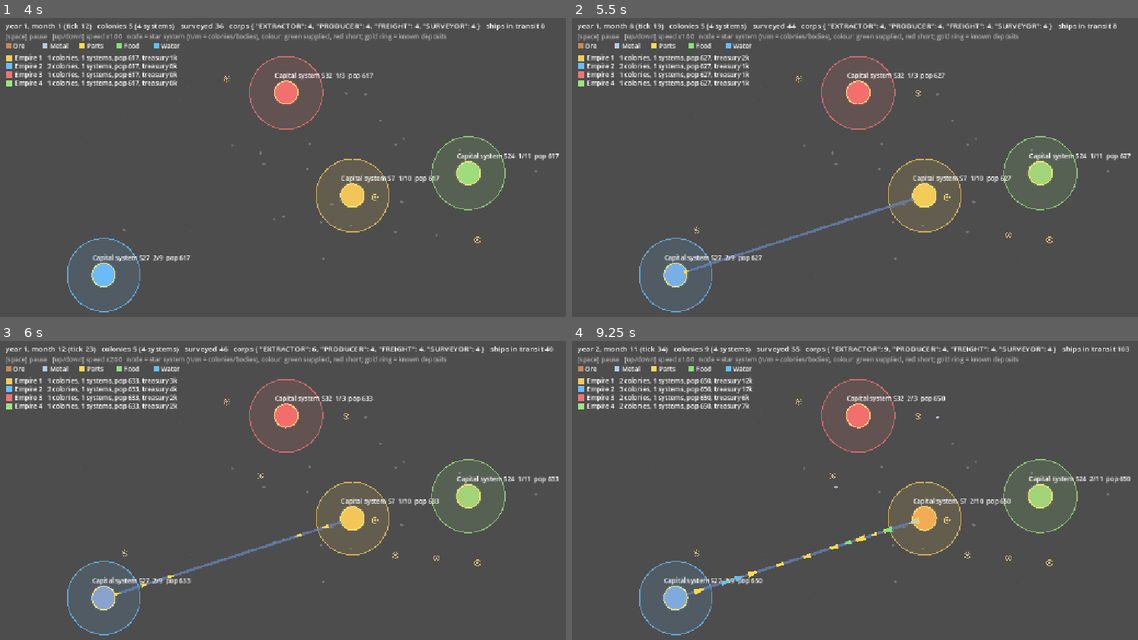
Above: before the commit, frames 1-4 (two rows, left to right).
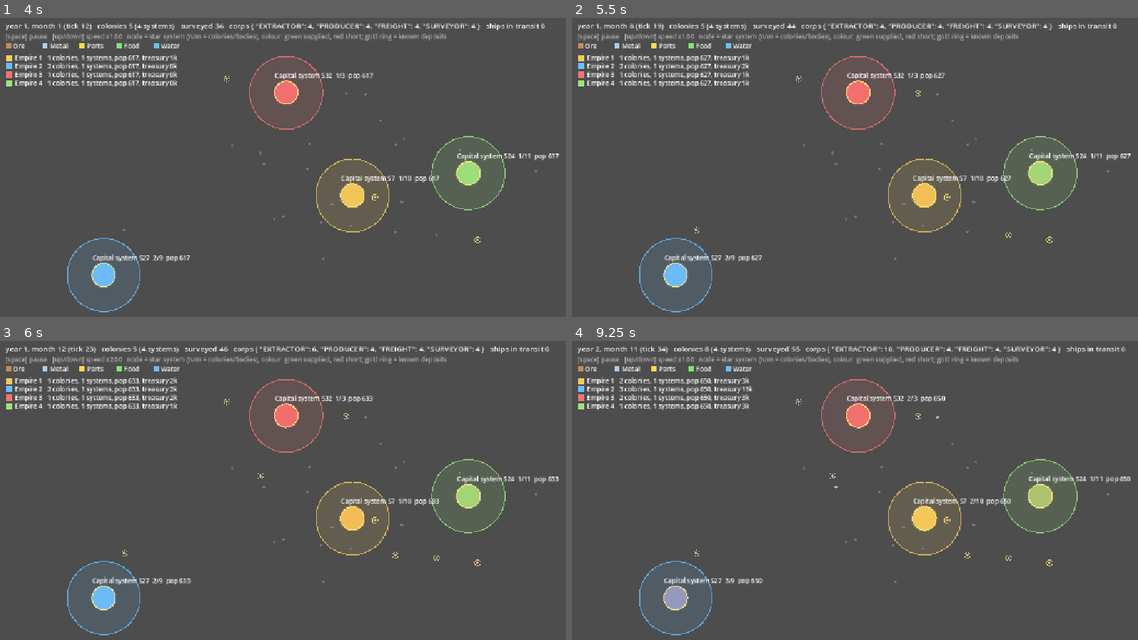
Above: after the commit, the same moments.

Repository: ElectroEsper/galaxy-generator
Game: Godot game, scene res://economy_proto/economy_view.tscn
The game is run twice, just before and just after one commit, with the same random seed, the same clock (stepped at 60 frames per second) and the same inputs. This scene is started directly instead of the project's main scene.
Inputs:
- Up to frame 1 (4 s): tap Enter at 0.5, 2, 3.5 s; hold Up 0.53-1.28 s; tap Space at 0.77, 1.25, 1.52, 2.75, 3.02, 3.77 s; hold Down 1.28-2.03 s; hold Up 2.03-3.53 s; hold Down from 3.53 s (still down)
- Up to frame 2 (5.5 s): keep holding Down; tap Space at 4.25, 4.52 s
- Up to frame 3 (6 s): release Down at 5.78 s; hold Up from 5.78 s (still down)
- Up to frame 4 (9.25 s): tap Space at 6.02, 6.77, 7.52, 9.02 s; release Up at 8.03 s; hold Down from 8.03 s (still down)

Frame 1 is identical in both runs. In frame 2, 0.4% of the frame differs, in the area x 19-97%, y 2-86%; in frame 3, 0.6%; in frame 4, 1.4%, in the area x 8-99%, y 1-90%.

Commit message:
Closed borders: freight needs trade/passage treaties with every foreign empire on its route; goal-oriented diplomacy planner (GOAP)
Co-Authored-By: Claude Opus 5.5 <noreply@anthropic.com>
Claude-Session: https://claude.ai/code/session_011shSnrHMjVZ7qaqpxEfch4

Diff:
--- a/economy_proto/corporation.gd
+++ b/economy_proto/corporation.gd
@@ -480,8 +480,8 @@
 			var src : ColonyMarket = null
 			for m in markets:
 				if m != dest and m.port_free() and m.stock[g] >= 8.0 and (src == null or m.stock[g] > src.stock[g]):
-					if world != null and world.tariff_rate(m, dest) < 0.0:
-						continue                     # no trade with that empire (no contact, or embargo)
+					if world != null and not world.route_ok(empire, m, dest):
+						continue                     # closed: no treaty with an empire at either end or along the way
 					src = m
 			if src == null:
 				continue
@@ -525,11 +525,10 @@
 					if a == b or not b.port_free():
 						continue
 					var m : float = b.price[g] - a.price[g] - SHIP_COST * _dist(a, b, markets)
+					if world != null and not world.route_ok(empire, a, b):
+						continue                      # closed: no treaty with an empire at either end or along the way
 					if a.owner != b.owner and world != null:
-						var tr : float = world.tariff_rate(a, b)
-						if tr < 0.0:
-							continue
-						m -= tr * b.price[g]          # customs paid to the destination's empire
+						m -= world.tariff_rate(a, b) * b.price[g]   # customs paid to the destination's empire
 					if m > best_m:
 						best_m = m; best = [g, a, b]
 		if best_m <= 0.3:
--- /dev/null
+++ b/economy_proto/diplomacy.gd
@@ -0,0 +1,192 @@
+class_name Diplomacy
+extends RefCounted
+## Goal-oriented diplomacy (a small GOAP): once a year each empire looks at its situation, picks its most pressing goal,
+## plans the cheapest sequence of diplomatic actions that reaches it, and carries out the first step. The other side
+## decides on proposals by its own interests. Facts are booleans keyed per partner ("trade:3", "op_ok:3", ...).
+
+const AID_COST := 20000.0            # treasury spent on aid / a gesture of goodwill
+const AID_GOODWILL := 20.0           # goodwill added to the relation (feeds opinion, decays)
+const PASSAGE_FEE := 5000.0          # paid once to the empire granting passage
+const OP_OK := -10.0                 # opinion at which a trade treaty can be discussed
+const OP_GOOD := 10.0                # opinion at which passage can be discussed
+const REFUSAL_COOLDOWN := 5          # years before re-proposing to an empire that refused
+const MAX_DEPTH := 4
+
+# ---------------------------------------------------------------- Actions
+## Each action: name, partner, cost, preconditions {fact: bool}, effects {fact: bool}.
+static func _actions(sim, e, others : Array) -> Array:
+	var acts : Array = []
+	for x in others:
+		var i : int = x.id
+		acts.append({"name": "propose_trade", "x": x, "cost": 1.0,
+			"pre": {"met:%d" % i: true, "op_ok:%d" % i: true, "trade:%d" % i: false}, "eff": {"trade:%d" % i: true}})
+		acts.append({"name": "propose_passage", "x": x, "cost": 1.5,
+			"pre": {"met:%d" % i: true, "op_good:%d" % i: true, "pass:%d" % i: false, "cash": true}, "eff": {"pass:%d" % i: true}})
+		acts.append({"name": "send_aid", "x": x, "cost": 3.0,
+			"pre": {"met:%d" % i: true, "op_ok:%d" % i: false, "reach:%d" % i: true, "cash": true}, "eff": {"op_ok:%d" % i: true}})
+		acts.append({"name": "send_aid", "x": x, "cost": 3.0,
+			"pre": {"met:%d" % i: true, "op_ok:%d" % i: true, "op_good:%d" % i: false, "cash": true}, "eff": {"op_good:%d" % i: true}})
+	return acts
+
+# ---------------------------------------------------------------- World state
+static func _facts(sim, e, others : Array) -> Dictionary:
+	var f : Dictionary = {"cash": e.treasury >= AID_COST * 2.0}
+	for x in others:
+		var r : Dictionary = sim._rel(e, x)
+		var i : int = x.id
+		f["met:%d" % i] = r["met"]
+		f["trade:%d" % i] = r["trade_treaty"]
+		f["pass:%d" % i] = r["passage"]
+		f["op_ok:%d" % i] = r["opinion"] >= OP_OK
+		f["op_good:%d" % i] = r["opinion"] >= OP_GOOD
+		f["reach:%d" % i] = r["opinion"] >= OP_OK - AID_GOODWILL * 0.8   # one gesture can bring them round
+	return f
+
+static func _avg_price(sim, e, g : int) -> float:
+	var own : Array = sim._empire_colonies(e)
+	var p : float = 0.0
+	for c in own: p += c.price[g]
+	return p / maxf(own.size(), 1.0)
+
+# ---------------------------------------------------------------- Goals
+## Returns [{"name", "priority", "want": {fact: bool}}], most pressing first.
+static func _goals(sim, e, others : Array) -> Array:
+	var goals : Array = []
+	# Supply: goods we're short of, from the met empire that has them cheapest.
+	for g in Goods.ALL:
+		var mine : float = _avg_price(sim, e, g)
+		if mine < ColonyMarket.BASE_PRICE * 1.8:
+			continue
+		var best = null; var bp : float = mine * 0.7
+		for x in others:
+			if not sim._rel(e, x)["met"]: continue
+			var p : float = _avg_price(sim, x, g)
+			if p < bp: bp = p; best = x
+		if best != null and not sim._rel(e, best)["trade_treaty"]:
+			goals.append({"name": "secure %s from %s" % [["Ore", "Metal", "Parts", "Food", "Water"][g], best.name], "priority": mine / ColonyMarket.BASE_PRICE, "want": {"trade:%d" % best.id: true}})
+	# Reach: a trade partner whose colonies we can't reach because a third empire's territory is in the way.
+	for x in others:
+		var r : Dictionary = sim._rel(e, x)
+		if not r["trade_treaty"]: continue
+		var z = _blocker(sim, e, x)
+		if z != null:
+			goals.append({"name": "reach %s through %s" % [x.name, z.name], "priority": 1.5, "want": {"pass:%d" % z.id: true}})
+	# Calm: a hostile neighbour along a long border.
+	for x in others:
+		var r : Dictionary = sim._rel(e, x)
+		if r["met"] and r["opinion"] < -25.0 and r["border"] > 0:
+			goals.append({"name": "ease tension with %s" % x.name, "priority": 0.5 + r["border"] / 10.0, "want": {"op_ok:%d" % x.id: true}})
+	# Commerce: open trade with anyone friendly enough.
+	for x in others:
+		var r : Dictionary = sim._rel(e, x)
+		if r["met"] and not r["trade_treaty"] and r["opinion"] >= OP_GOOD:
+			goals.append({"name": "open trade with %s" % x.name, "priority": 0.3, "want": {"trade:%d" % x.id: true}})
+	goals.sort_custom(func(a, b): return a["priority"] > b["priority"])
+	return goals
+
+## The first other empire whose territory lies between e's capital and x's capital without passage rights.
+static func _blocker(sim, e, x):
+	var a : Vector2 = e.capital.position
+	var b : Vector2 = x.capital.position
+	var n : int = int(a.distance_to(b) / sim.ROUTE_SAMPLE)
+	for i in range(1, n):
+		var z = sim.owner_at(a.lerp(b, float(i) / float(n)))
+		if z != null and z != e and z != x and not sim.treaty(e, z, "passage"):
+			return z
+	return null
+
+# ---------------------------------------------------------------- Planner
+static func _satisfied(facts : Dictionary, want : Dictionary) -> bool:
+	for k in want:
+		if facts.get(k, false) != want[k]: return false
+	return true
+
+static func _applicable(facts : Dictionary, a : Dictionary) -> bool:
+	for k in a["pre"]:
+		if facts.get(k, false) != a["pre"][k]: return false
+	return true
+
+## Cheapest action sequence (uniform-cost search, depth-limited) from facts to a state satisfying want. [] if none.
+static func plan(facts : Dictionary, want : Dictionary, actions : Array) -> Array:
+	var frontier : Array = [[0.0, facts, []]]
+	var seen : Dictionary = {}
+	while not frontier.is_empty():
+		frontier.sort_custom(func(p, q): return p[0] < q[0])
+		var node : Array = frontier.pop_front()
+		var st : Dictionary = node[1]
+		if _satisfied(st, want):
+			return node[2]
+		if node[2].size() >= MAX_DEPTH:
+			continue
+		var sig : String = str(st)
+		if seen.has(sig): continue
+		seen[sig] = true
+		for a in actions:
+			if not _applicable(st, a): continue
+			var nxt : Dictionary = st.duplicate()
+			for k in a["eff"]: nxt[k] = a["eff"][k]
+			if a["name"] == "send_aid": nxt["cash"] = st["cash"]   # assume one gesture is affordable
+			frontier.append([node[0] + a["cost"], nxt, node[2] + [a]])
+	return []
+
+# ---------------------------------------------------------------- Partner decisions
+## Would x sign a trade treaty with e? It weighs its opinion of e and whether e sells goods x is short of.
+static func _accepts_trade(sim, x, e) -> bool:
+	var r : Dictionary = sim._rel(x, e)
+	var benefit : float = 0.5
+	for g in Goods.ALL:
+		var theirs : float = _avg_price(sim, x, g)
+		if theirs >= ColonyMarket.BASE_PRICE * 1.5 and _avg_price(sim, e, g) < theirs * 0.8:
+			benefit += 1.0
+	return r["opinion"] / 20.0 + benefit >= 1.0
+
+static func _accepts_passage(sim, z, e) -> bool:
+	return sim._rel(z, e)["opinion"] >= OP_GOOD
+
+# ---------------------------------------------------------------- Yearly turn
+static func yearly(sim) -> void:
+	for e in sim.empires:
+		_turn(sim, e)
+
+static func _turn(sim, e) -> void:
+	var others : Array = sim.empires.filter(func(x): return x != e)
+	var facts : Dictionary = _facts(sim, e, others)
+	var actions : Array = _actions(sim, e, others)
+	var year : int = sim.tick_count / 12
+	for goal in _goals(sim, e, others):
+		if _satisfied(facts, goal["want"]):
+			continue
+		var p : Array = plan(facts, goal["want"], actions)
+		if p.is_empty():
+			continue
+		var a : Dictionary = p[0]
+		var x = a["x"]
+		if e.refusals.get(x.id, -100) + REFUSAL_COOLDOWN > year and a["name"] != "send_aid":
+			continue
+		_execute(sim, e, x, a, goal, year)
+		return                                   # one diplomatic initiative per year
+
+static func _execute(sim, e, x, a : Dictionary, goal : Dictionary, year : int) -> void:
+	var r : Dictionary = sim._rel(e, x)
+	match a["name"]:
+		"send_aid":
+			e.treasury -= AID_COST
+			x.treasury += AID_COST
+			r["goodwill"] += AID_GOODWILL
+			r["opinion"] = minf(100.0, r["opinion"] + AID_GOODWILL * 0.5)
+			sim._event("%s sends aid to %s (goal: %s)" % [e.name, x.name, goal["name"]])
+		"propose_trade":
+			if _accepts_trade(sim, x, e):
+				r["trade_treaty"] = true
+				sim._event("%s and %s sign a trade treaty (goal: %s)" % [e.name, x.name, goal["name"]])
+			else:
+				e.refusals[x.id] = year
+				sim._event("%s refuses a trade treaty with %s" % [x.name, e.name])
+		"propose_passage":
+			if _accepts_passage(sim, x, e):
+				r["passage"] = true
+				e.treasury -= PASSAGE_FEE; x.treasury += PASSAGE_FEE
+				sim._event("%s grants %s free passage (goal: %s)" % [x.name, e.name, goal["name"]])
+			else:
+				e.refusals[x.id] = year
+				sim._event("%s refuses %s passage" % [x.name, e.name])
--- a/economy_proto/economy_sim.gd
+++ b/economy_proto/economy_sim.gd
@@ -113,7 +113,10 @@
 const INCIDENT_PENALTY := 15.0       # opinion lost per incident (decays)
 const INCIDENT_DECAY := 0.98         # per month
 const OPINION_RATE := 0.05           # opinion moves this share of the way to its target each month
-const TARIFF : Dictionary = {"friendly": 0.0, "neutral": 0.10, "hostile": 0.35}
+const TARIFF : Dictionary = {"friendly": 0.0, "neutral": 0.10, "hostile": 0.35, "embargo": 0.35}
+const TERRITORY_RADIUS := 70.0       # px a claimed system's territory reaches (same as the map's territory shader)
+const ROUTE_SAMPLE := 20.0           # px between territory checks along a route
+const GOODWILL_WEIGHT := 1.0         # opinion from aid / gestures (decays like incidents)
 var relations : Dictionary = {}      # "a:b" (a < b) -> {met, opinion, trade, month_trade, border, incidents, stance}
 var events : Array = []              # [tick, text] - first contacts, incidents, stance changes
 const EMPIRE_COLORS : Array = [Color(0.95, 0.8, 0.35), Color(0.4, 0.75, 1.0), Color(0.95, 0.45, 0.45), Color(0.6, 0.9, 0.5), Color(0.8, 0.6, 1.0), Color(1.0, 0.65, 0.3), Color(0.5, 0.95, 0.9), Color(0.95, 0.6, 0.85)]
@@ -510,6 +513,8 @@
 		t0 = _p("sector_events", t0)
 		if empires.size() > 1:
 			_update_relations()
+			if t % 12 == 6:
+				Diplomacy.yearly(self)
 		t0 = _p("relations", t0)
 		if state_colonization and t % STATE_REVIEW_MONTHS == STATE_REVIEW_MONTHS - 1:
 			for e in empires:
@@ -537,7 +542,8 @@
 func _rel(a : Empire, b : Empire) -> Dictionary:
 	var key : String = "%d:%d" % [mini(a.id, b.id), maxi(a.id, b.id)]
 	if not relations.has(key):
-		relations[key] = {"met": false, "opinion": 0.0, "trade": 0.0, "month_trade": 0.0, "border": 0, "incidents": 0.0, "stance": "none"}
+		relations[key] = {"met": false, "opinion": 0.0, "trade": 0.0, "month_trade": 0.0, "border": 0, "incidents": 0.0, "stance": "none",
+			"trade_treaty": false, "passage": false, "goodwill": 0.0}
 	return relations[key]
 
 func _event(text : String) -> void:
@@ -549,9 +555,65 @@
 	if src.owner == null or dest.owner == null or src.owner == dest.owner:
 		return 0.0
 	var r : Dictionary = _rel(src.owner, dest.owner)
-	if not r["met"] or r["stance"] == "embargo":
-		return -1.0
-	return TARIFF[r["stance"]]
+	if not r["met"]:
+		return 0.0
+	return TARIFF[r["stance"]] * (0.5 if r["trade_treaty"] else 1.0)
+
+func treaty(a : Empire, b : Empire, kind : String) -> bool:
+	if a == b:
+		return true
+	var r : Dictionary = _rel(a, b)
+	return r["met"] and r[kind]
+
+## Claimed systems for the territory test, rebuilt monthly.
+var _claimed : Array = []
+var _claimed_tick : int = -1
+var _route_cache : Dictionary = {}
+
+## The empire whose territory covers this point (nearest claimed system within TERRITORY_RADIUS), or null.
+func owner_at(p : Vector2) -> Empire:
+	if _claimed_tick != tick_count:
+		_claimed = GalaxyColonies.systems.filter(func(s): return s.owner != null)
+		_claimed_tick = tick_count
+		_route_cache.clear()
+	var best : Empire = null
+	var bd : float = TERRITORY_RADIUS
+	for s in _claimed:
+		var d : float = s.position.distance_to(p)
+		if d <= bd:
+			bd = d; best = s.owner
+	return best
+
+## May a freighter of empire f carry goods from a to b? Every foreign empire involved must have a treaty with f:
+## a trade treaty with the empires at either end (to trade with their colonies), and a passage treaty with any other
+## empire whose territory the route crosses. Without treaties, foreign space is closed (enclaves stay enclaves).
+func route_ok(f : Empire, a : ColonyMarket, b : ColonyMarket) -> bool:
+	if f == null or empires.size() <= 1:
+		return true
+	owner_at(a.position)                     # refreshes the monthly territory cache
+	var ka = a.system if a.system != null else a
+	var kb = b.system if b.system != null else b
+	var key : Array = [f.id, ka, kb]
+	if _route_cache.has(key):
+		return _route_cache[key]
+	var ok : bool = true
+	var ends : Array = []
+	for o in [a.owner, b.owner]:
+		if o != null and o != f:
+			if not treaty(f, o, "trade_treaty"):
+				ok = false
+			ends.append(o)
+	if ok:
+		var dist : float = a.position.distance_to(b.position)
+		var n : int = int(dist / ROUTE_SAMPLE)
+		for i in range(1, n):
+			var z : Empire = owner_at(a.position.lerp(b.position, float(i) / float(n)))
+			if z == null or z == f or ends.has(z):
+				continue
+			if not treaty(f, z, "passage"):
+				ok = false; break
+	_route_cache[key] = ok
+	return ok
 
 ## Freight reports cross-border deliveries (value at the destination price) and the customs it paid.
 func record_trade(src : ColonyMarket, dest : ColonyMarket, value : float, customs : float) -> void:
@@ -596,7 +658,8 @@
 			r["trade"] = 0.9 * r["trade"] + 0.1 * r["month_trade"]
 			r["month_trade"] = 0.0
 			r["incidents"] *= INCIDENT_DECAY
-			var target : float = TRADE_WEIGHT * log(1.0 + r["trade"]) - BORDER_WEIGHT * border - INCIDENT_PENALTY * r["incidents"]
+			r["goodwill"] *= INCIDENT_DECAY
+			var target : float = TRADE_WEIGHT * log(1.0 + r["trade"]) - BORDER_WEIGHT * border - INCIDENT_PENALTY * r["incidents"] + GOODWILL_WEIGHT * r["goodwill"]
 			r["opinion"] = clampf(r["opinion"] + OPINION_RATE * (target - r["opinion"]), -100.0, 100.0)
 			var st : String = "neutral"
 			if r["opinion"] >= 25.0: st = "friendly"
@@ -605,6 +668,9 @@
 			if st != r["stance"]:
 				_event("%s and %s: %s -> %s (opinion %d)" % [a.name, b.name, r["stance"], st, r["opinion"]])
 				r["stance"] = st
+				if (st == "hostile" or st == "embargo") and (r["trade_treaty"] or r["passage"]):
+					r["trade_treaty"] = false; r["passage"] = false
+					_event("%s and %s: treaties cancelled" % [a.name, b.name])
 
 ## Fair turn order between empires: each month a different empire's corporations act first (they compete for the same
 ## lanes, ports and opportunities). Within an empire, corporations keep their order; with one empire nothing changes.
@@ -723,13 +789,13 @@
 	for e in empires: t += e.get(field)
 	return t
 
-const RELATION_HEADER := "tick,a,b,met,opinion,stance,border,trade,incidents"
+const RELATION_HEADER := "tick,a,b,met,opinion,stance,border,trade,incidents,trade_treaty,passage,goodwill"
 func relation_rows() -> Array:
 	var rows : Array = []
 	for i in empires.size():
 		for j in range(i + 1, empires.size()):
 			var r : Dictionary = _rel(empires[i], empires[j])
-			rows.append("%d,%d,%d,%d,%.1f,%s,%d,%.1f,%.2f" % [tick_count, i, j, 1 if r["met"] else 0, r["opinion"], r["stance"], r["border"], r["trade"], r["incidents"]])
+			rows.append("%d,%d,%d,%d,%.1f,%s,%d,%.1f,%.2f,%d,%d,%.1f" % [tick_count, i, j, 1 if r["met"] else 0, r["opinion"], r["stance"], r["border"], r["trade"], r["incidents"], 1 if r["trade_treaty"] else 0, 1 if r["passage"] else 0, r["goodwill"]])
 	return rows
 
 ## Per-empire metrics, one row per empire (see EMPIRE_HEADER).
--- a/economy_proto/empire.gd
+++ b/economy_proto/empire.gd
@@ -18,6 +18,7 @@
 var sector_events : int = 0
 var settlements : int = 0
 var customs_collected : float = 0.0
+var refusals : Dictionary = {}       # other empire id -> year it last refused a proposal (diplomacy cooldown)
 # Known space: systems this empire has charted (SystemNode -> true)
 var known : Dictionary = {}
 
Not shown, added: docs/economy_results/fig20_empires.png.import
Not shown, added: docs/economy_results/view_territory.png.import
Not shown, added: docs/economy_results/view_territory_shader.png.import
Not shown, added: economy_proto/diplomacy.gd.uid
Not shown, added: economy_proto/territory.gdshader.uid
